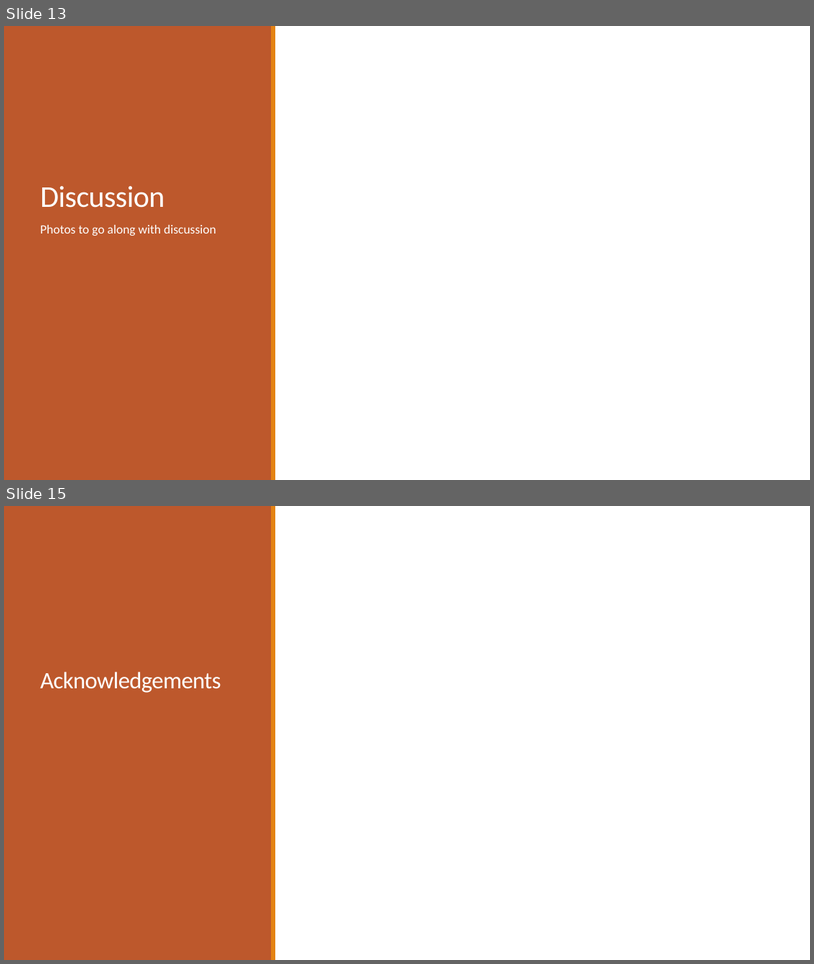
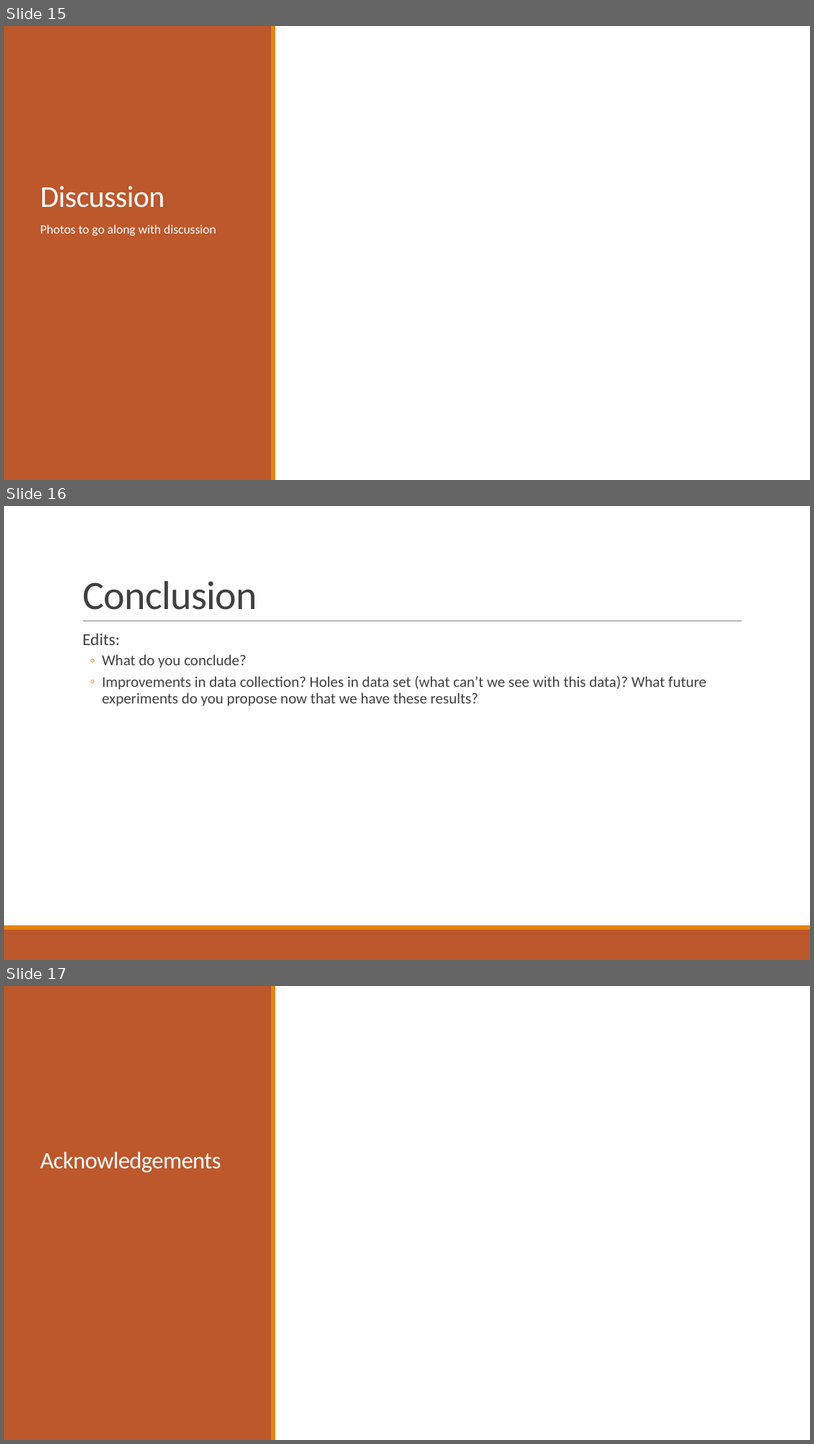
Before and after one commit to jamestbrown5/2018_Undergrad-Summer-Project, a slide deck: Documents/Summer Project Presentation.pptx. Shown one above the other, each under a label of ours: slides 13 and 15 before the commit, slides 15, 16 and 17 after it; the slides between them are not shown. The pictures are 814x964 and 814x1444 pixels, drawn with LibreOffice and Linux fonts; fonts in the diff are those of the drawing. Boxes give left, top, right and bottom in pixels: in the first picture for what was removed or moved away, otherwise in the second. Text is boxed around its words. In the diff, an @@ line names an element or a change of style, - is before the commit and + after.

```diff
--- a/Documents/Summer Project Presentation.pptx
+++ b/Documents/Summer Project Presentation.pptx
@@ slide 16 added at (x1=4, y1=506, x2=810, y2=960), background #FFFFFF @@
@@ title added at (x1=82, y1=581, x2=257, y2=610), 48 pt, text #404040 @@
+Conclusion
@@ text added at (x1=82, y1=633, x2=707, y2=706), 18 pt, text #404040 @@
+  Edits:
+  ◦ What do you conclude?
+  ◦ Improvements in data collection? Holes in data set (what can’t we see with this data)? What future experiments do you propose now that we have these results?
@@ line added from (83, 621) to (743, 621), #808080 0.5 pt @@
@@ rectangle added at (x1=4, y1=929, x2=810, y2=960), fill #BD582C @@
@@ rectangle added at (x1=4, y1=925, x2=810, y2=929), fill #E48312 @@
@@ what was slide 13 is now slide 15 @@
@@ what was slide 15 is now slide 17 @@
```
Also in this commit, not shown: 5 slides changed, 2 other slides added, 1 slide removed.
